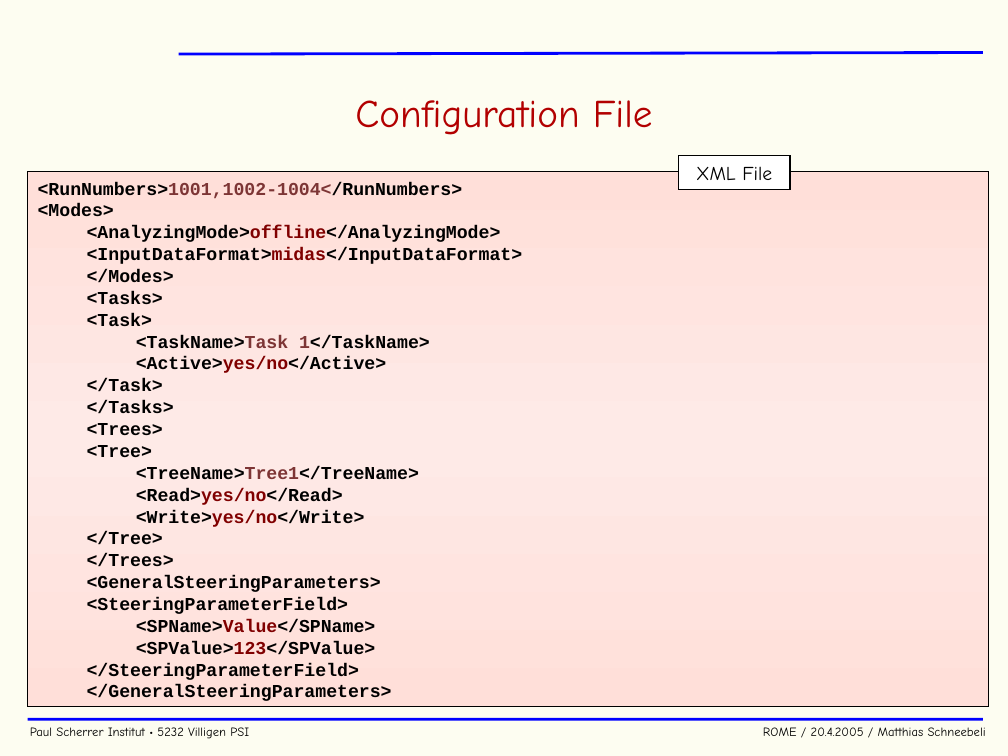
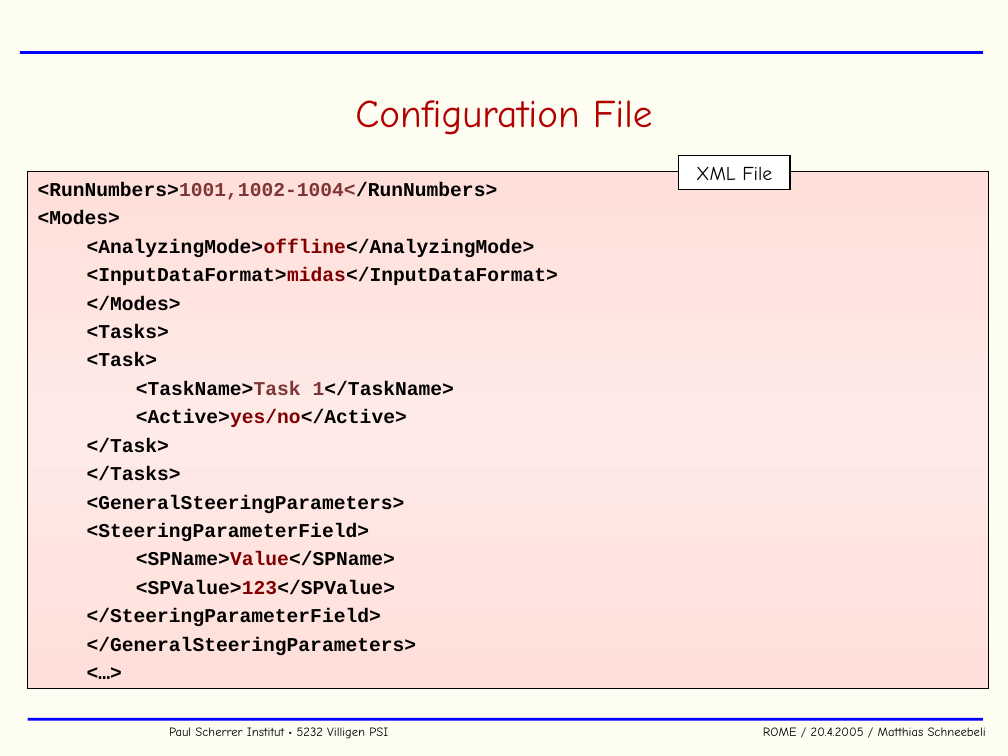
Before and after one commit to cjpl/rome, a slide deck: slide 27 of documentation/ROME.ppt (slide 29 before the commit). Drawn at 1008x756 pixels with LibreOffice and Linux fonts; fonts in the diff are those of the drawing; background and template pictures are left out. Boxes give left, top, right and bottom in pixels: in the first picture for what was removed or moved away, otherwise in the second. Text is boxed around its words. In the diff, an @@ line names an element or a change of style, - is before the commit and + after.

```diff
--- a/documentation/ROME.ppt
+++ b/documentation/ROME.ppt
@@ line moved from (178, 54) - (983, 52) to (20, 52) - (983, 52) @@
@@ text in rectangle at box(27, 171, 988, 688): paragraph added @@
+<…>
@@ rectangle "<RunNumbers>1001,1002-1004</RunNumbers>": place and size @@
-rectangle "<RunNumbers>1001,1002-1004</RunNumbers>" at box(27, 171, 988, 707)
+rectangle "<RunNumbers>1001,1002-1004</RunNumbers>" at box(27, 171, 988, 688)
@@ text in rectangle at box(38, 182, 558, 655): size 13 to 14 pt; more space between paragraphs @@
@@ text in rectangle at box(87, 423, 419, 567): paragraphs removed @@
-<Trees>
-  <Tree>
-    <TreeName>Tree1</TreeName>
-    <Read>yes/no</Read>
-    <Write>yes/no</Write>
-  </Tree>
-</Trees>
@@ text "Paul Scherrer Institut • 5232 ..." rewrapped from box(30, 727, 986, 739) to box(169, 727, 986, 739) @@
```
Also in this commit, not shown: 54 other slides changed, 1 slide added, 6 other files.
